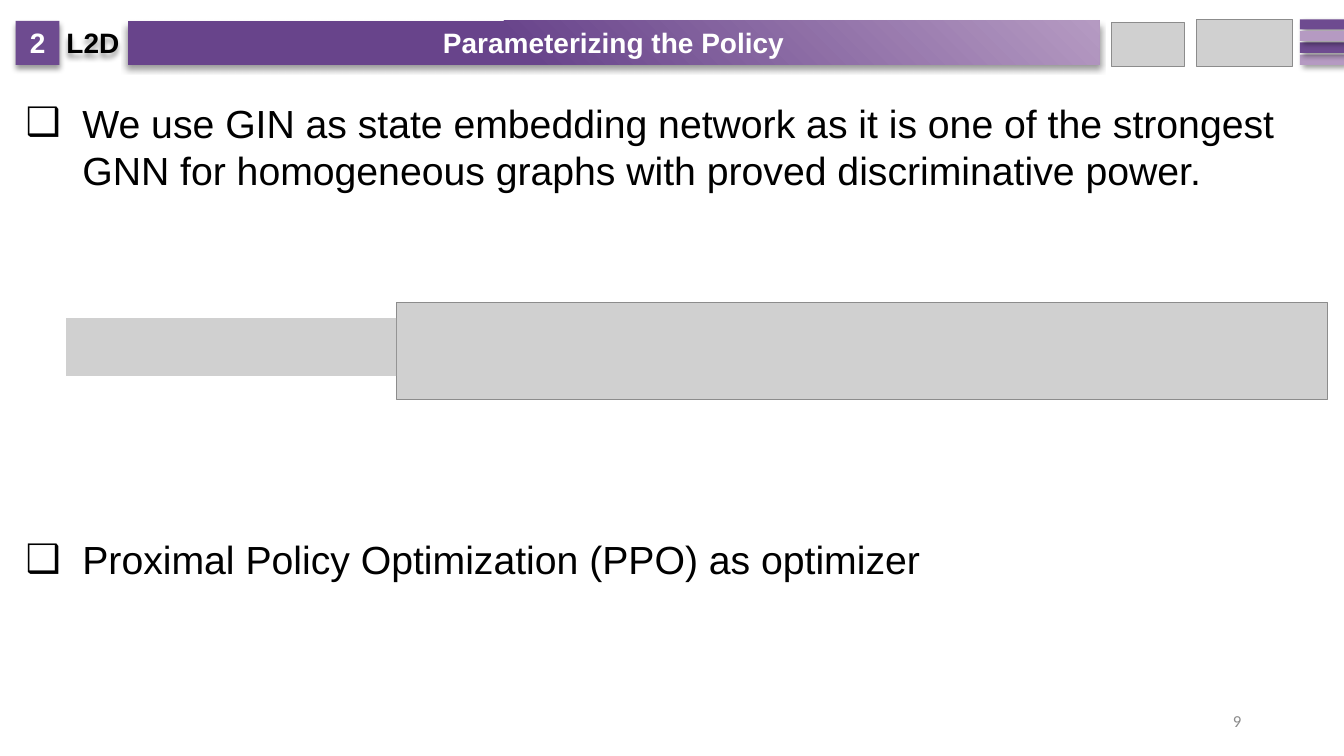
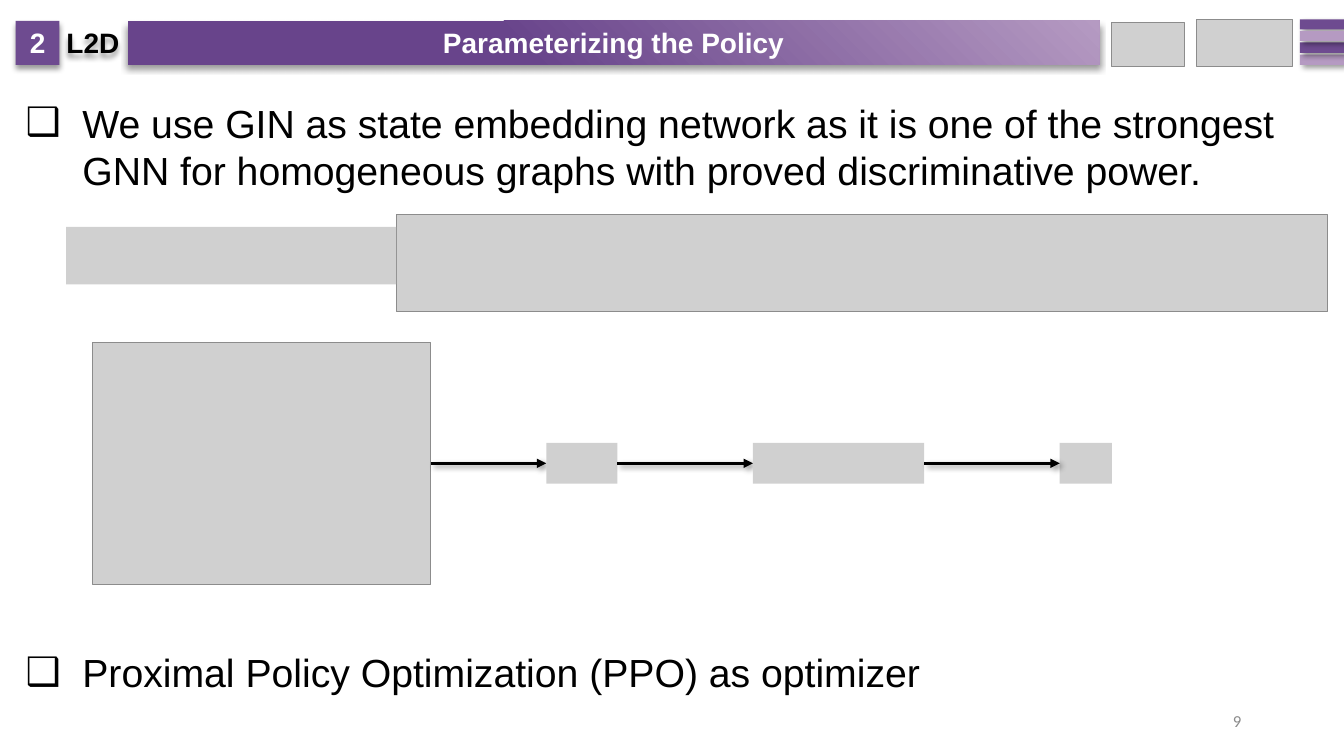
Before and after one commit to zcaicaros/L2D, a slide deck: slide 9 of NeurIPS L2D.pptx. Drawn at 1344x756 pixels with LibreOffice and Linux fonts; fonts in the diff are those of the drawing; grey boxes stand for pictures. Boxes give left, top, right and bottom in pixels: in the first picture for what was removed or moved away, otherwise in the second. Text is boxed around its words. In the diff, an @@ line names an element or a change of style, - is before the commit and + after.

```diff
--- a/NeurIPS L2D.pptx
+++ b/NeurIPS L2D.pptx
@@ picture added at [67, 227, 396, 284] @@
@@ picture: place and size @@
-picture at [396, 302, 1328, 399]
+picture at [396, 215, 1328, 312]
@@ picture removed at [67, 319, 396, 376] @@
@@ picture added at [93, 342, 431, 585] @@
@@ picture added at [546, 443, 618, 483] @@
@@ picture added at [753, 443, 925, 483] @@
@@ picture added at [1060, 443, 1112, 483] @@
@@ arrow added from (431, 464) to (546, 464), #000000 2.25 pt @@
@@ arrow added from (618, 464) to (753, 464), #000000 2.25 pt @@
@@ arrow added from (925, 464) to (1060, 464), #000000 2.25 pt @@
@@ text "Proximal Policy Optimization (PPO) as ...": place and size @@
-text "Proximal Policy Optimization (PPO) as ..." at [82, 545, 920, 582]
+text "Proximal Policy Optimization (PPO) as ..." at [82, 658, 920, 695]
```
Also in this commit, not shown: 2 other slides changed, 2 slides added.
